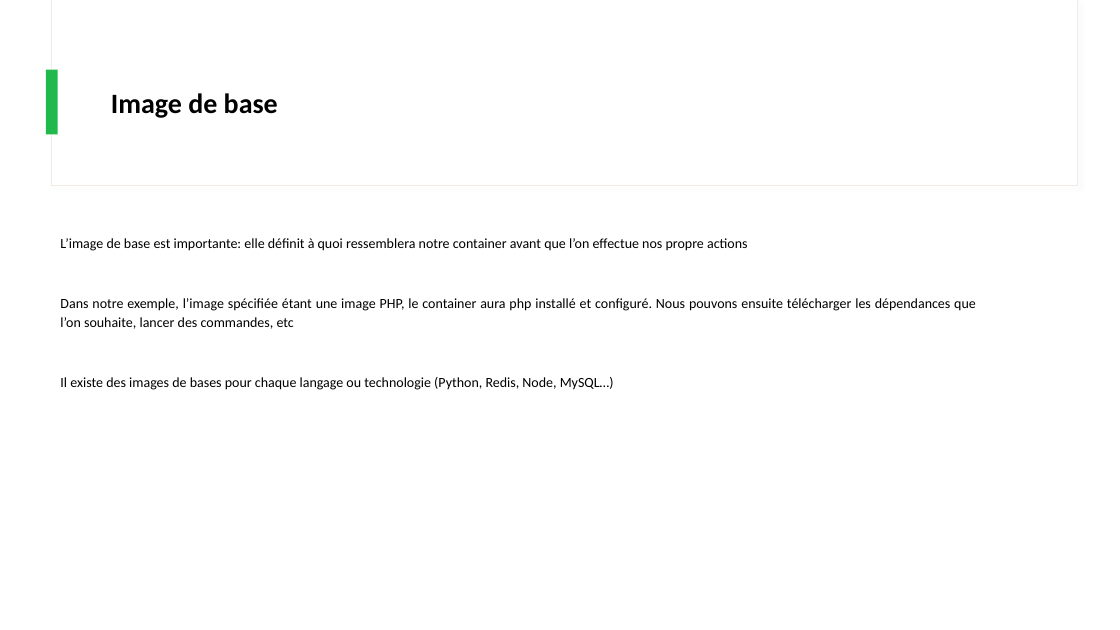
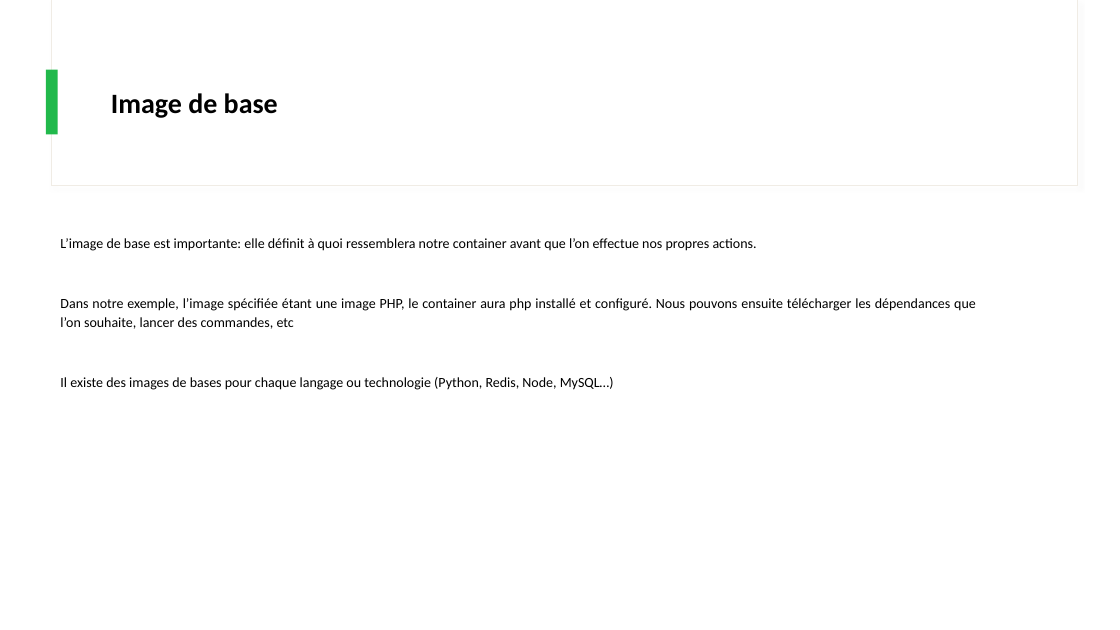
Before and after one commit to IPSSIASIDEV2/Jedy-DockerKubernetes-Formation, a slide deck: slide 19 of Cours/Cours.pptx. Drawn at 1120x630 pixels with LibreOffice and Linux fonts; fonts in the diff are those of the drawing. Boxes give left, top, right and bottom in pixels: in the first picture for what was removed or moved away, otherwise in the second. Text is boxed around its words. In the diff, an @@ line names an element or a change of style, - is before the commit and + after.

```diff
--- a/Cours/Cours.pptx
+++ b/Cours/Cours.pptx
@@ text at <box>60,238,757,251</box>: text changed @@
-L’image de base est importante: elle définit à quoi ressemblera notre container avant que l’on effectue nos propre actions
+L’image de base est importante: elle définit à quoi ressemblera notre container avant que l’on effectue nos propres actions.
```
Also in this commit, not shown: 8 other slides changed, 2 slides removed, 4 other files.
